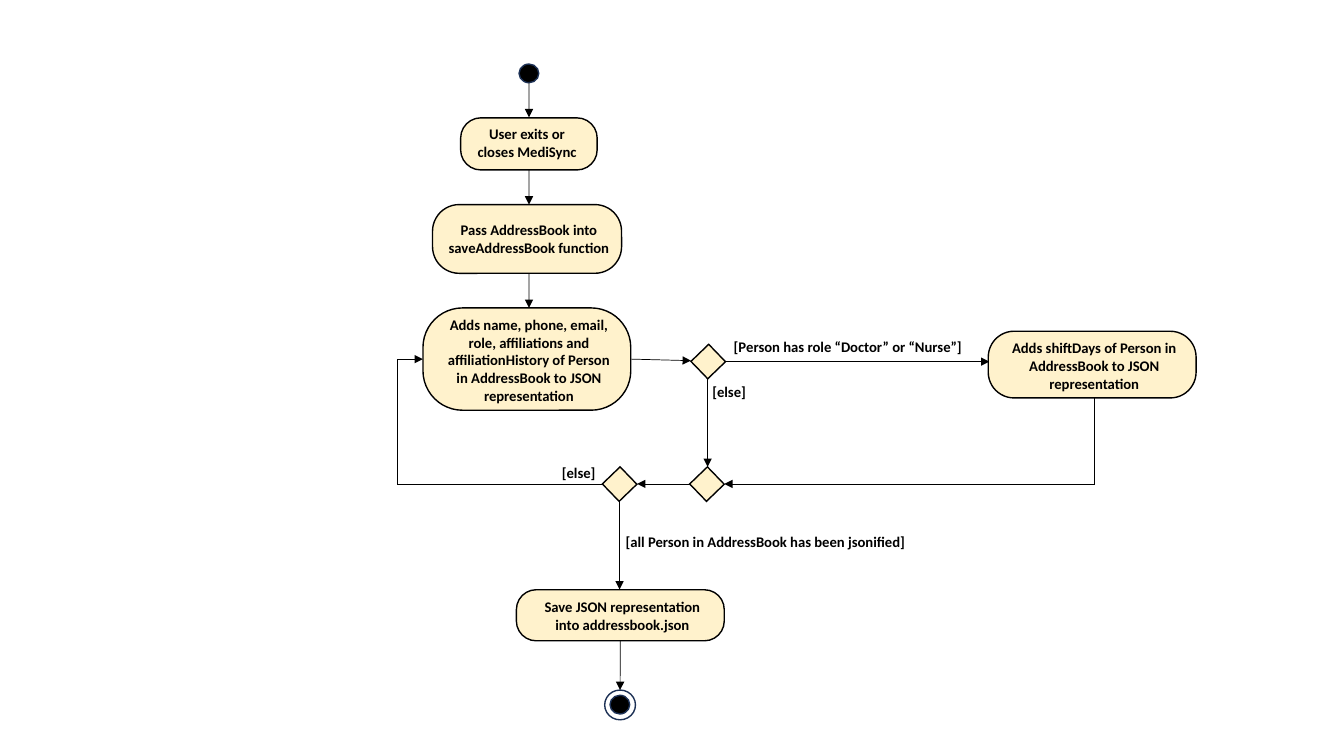
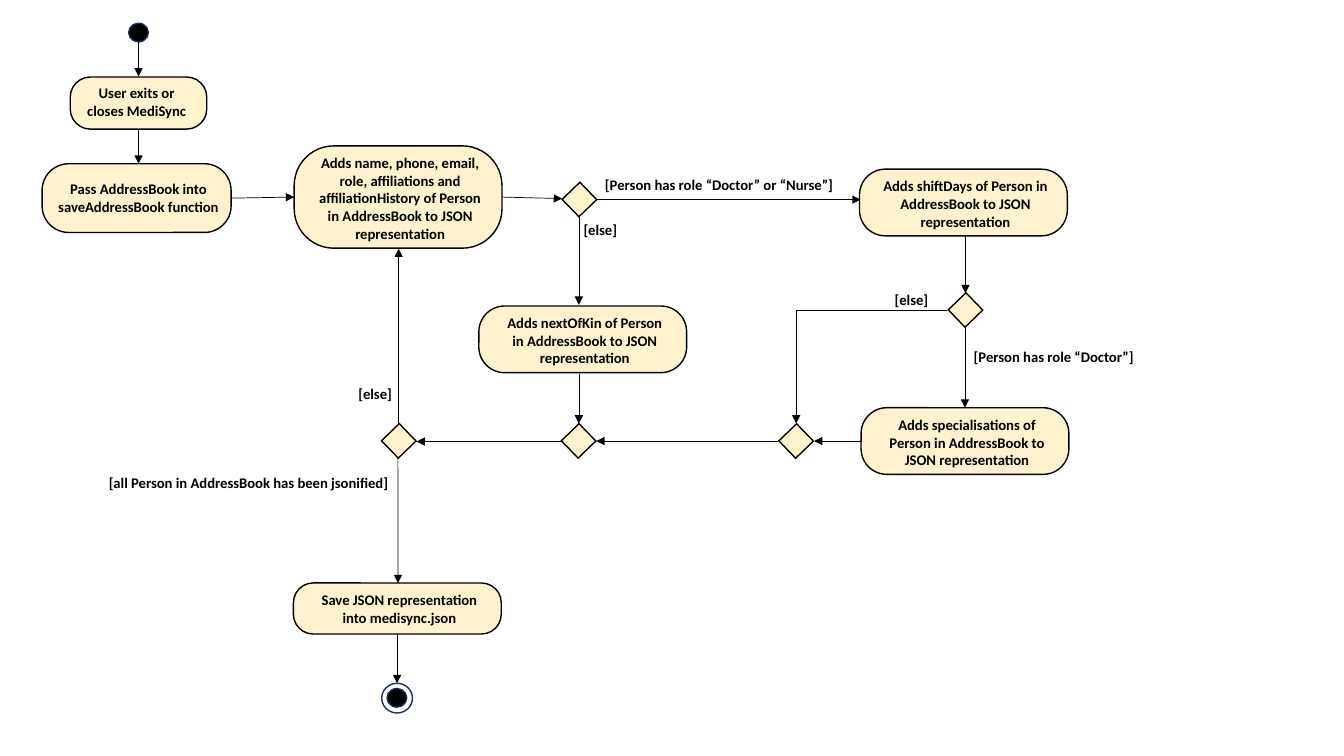
Before and after one commit to AY2324S1-CS2103-T16-2/tp, a slide deck: slide 1 of diagrams/storageActivityDiagram.pptx. Drawn at 1344x756 pixels with LibreOffice and Linux fonts; fonts in the diff are those of the drawing. Boxes give left, top, right and bottom in pixels: in the first picture for what was removed or moved away, otherwise in the second. Text is boxed around its words. In the diff, an @@ line names an element or a change of style, - is before the commit and + after.

```diff
--- a/diagrams/storageActivityDiagram.pptx
+++ b/diagrams/storageActivityDiagram.pptx
@@ 2 texts, 2 arrows, 2 rounded rectangles, 1 ellipse: place and size @@
-2 texts, 2 arrows, 2 rounded rectangles, 1 ellipse at [433,65,622,273]
+2 texts, 2 arrows, 2 rounded rectangles, 1 ellipse at [42,23,232,232]
@@ 3 texts, 2 rounded rectangles: place and size @@
-3 texts, 2 rounded rectangles at [423,309,1196,411]
+3 texts, 2 rounded rectangles at [294,146,1068,249]
@@ arrow moved from (529, 273) - (529, 308) to (232, 199) - (294, 198) @@
@@ 3 arrows, 1 text, 1 rectangle: place and size @@
-3 arrows, 1 text, 1 rectangle at [631,345,990,467]
+3 arrows, 1 text, 1 rectangle at [502,183,861,304]
@@ arrow added from (966, 236) to (966, 293), #000000 0.5 pt @@
@@ arrow added from (399, 433) to (399, 249), #000000 0.5 pt @@
@@ text added at [895,294,929,308], 10.5 pt, text #000000, bold @@
+[else]
@@ rectangle added at [949,292,983,327], fill #FFF2CC, outline #000000 1 pt @@
@@ rounded rectangle added at [479,307,687,373], fill #FFF2CC, outline #000000 1 pt @@
@@ text added at [507,317,662,366], 10.5 pt, text #000000, bold @@
+Adds nextOfKin of Person in AddressBook to JSON representation
@@ elbow arrow moved from (1095, 398) - (724, 484) to (948, 311) - (797, 423) @@
@@ arrow added from (965, 328) to (965, 408), #000000 0.5 pt @@
@@ elbow arrow removed from (602, 484) to (423, 359) @@
@@ text added at [974,351,1133,365], 10.5 pt, text #000000, bold @@
+[Person has role “Doctor”]
@@ text "[else]": place and size @@
-text "[else]" at [562,467,596,481]
+text "[else]" at [358,388,392,402]
@@ arrow moved from (620, 501) - (620, 590) to (579, 374) - (579, 423) @@
@@ rounded rectangle added at [861,408,1069,475], fill #FFF2CC, outline #000000 1 pt @@
@@ text added at [889,419,1045,468], 10.5 pt, text #000000, bold @@
+Adds specialisations of Person in AddressBook to JSON representation
@@ rectangle: place and size @@
-rectangle at [603,467,637,501]
+rectangle at [382,423,416,458]
@@ arrow moved from (691, 484) - (637, 484) to (563, 442) - (416, 442) @@
@@ rectangle: place and size @@
-rectangle at [690,467,724,501]
+rectangle at [562,423,596,458]
@@ arrow added from (778, 442) to (597, 442), #000000 0.5 pt @@
@@ rectangle added at [779,423,814,458], fill #FFF2CC, outline #000000 1 pt @@
@@ arrow added from (861, 442) to (815, 442), #000000 0.5 pt @@
@@ text "[all Person in AddressBook has ...": place and size @@
-text "[all Person in AddressBook has ..." at [626,536,905,550]
+text "[all Person in AddressBook has ..." at [109,477,388,491]
@@ arrow added from (398, 459) to (398, 584), #000000 0.5 pt @@
@@ text at [322,594,477,626]: text changed @@
-Save JSON representation into addressbook.json
+Save JSON representation into medisync.json
@@ arrow moved from (620, 641) - (620, 691) to (397, 603) - (397, 684) @@
@@ 2 ellipses, 1 rounded rectangle: place and size @@
-2 ellipses, 1 rounded rectangle at [516,590,724,721]
+2 ellipses, 1 rounded rectangle at [293,583,501,714]
```
Also in this commit, not shown: 37 other files.
